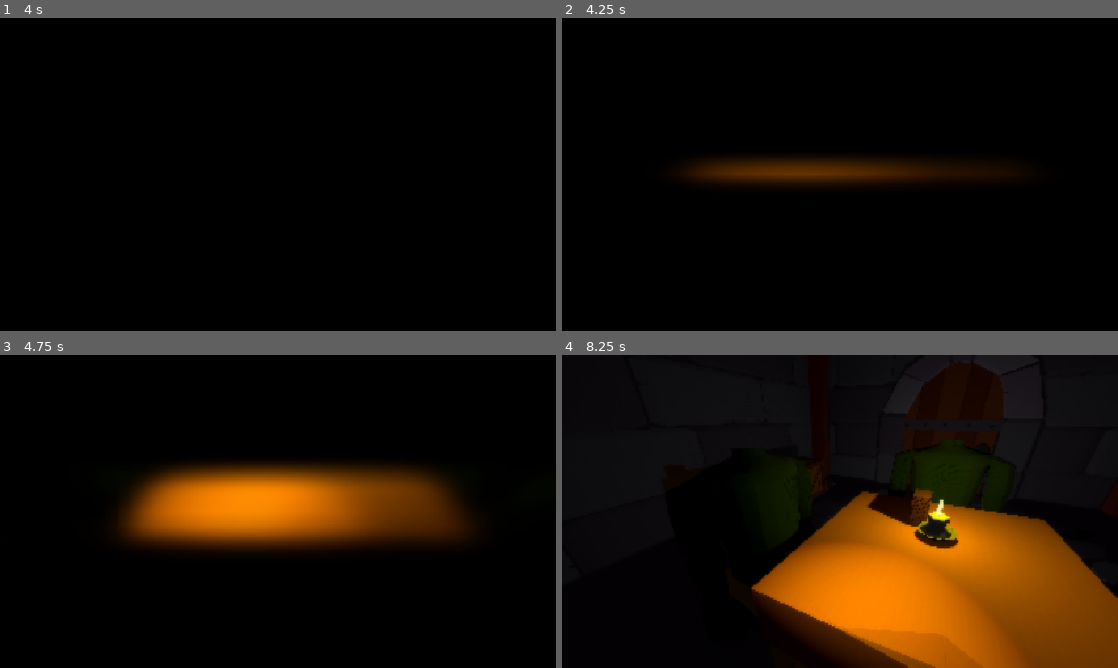
Above: before the commit, frames 1-4 (two rows, left to right).
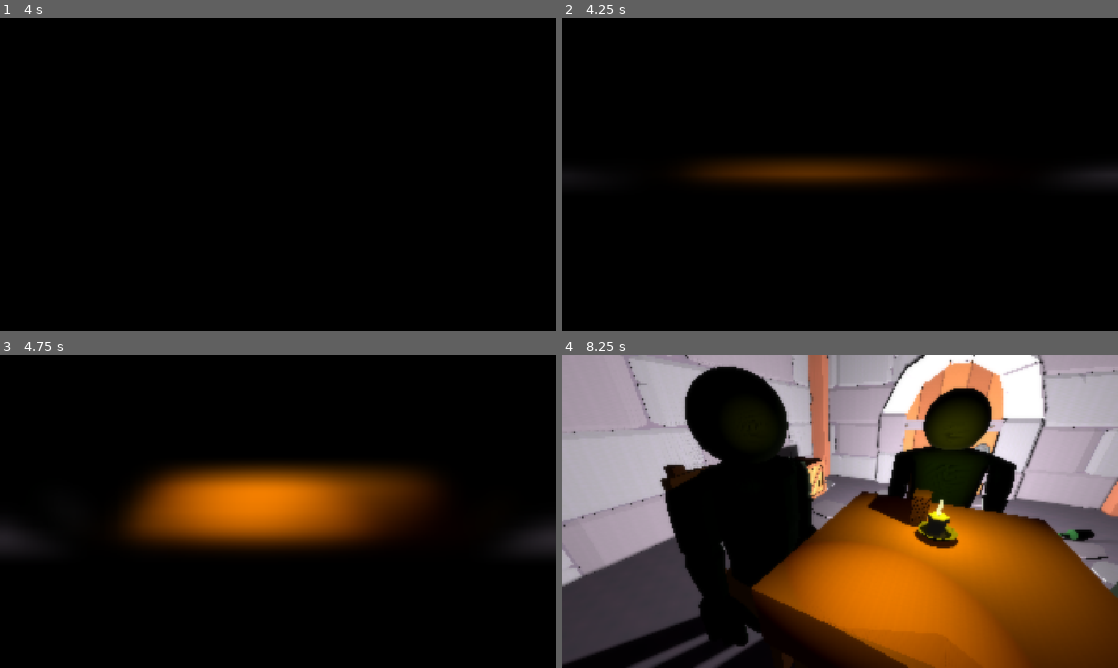
Above: after the commit, the same moments.

Repository: KDJDEV/gameJamFall2026
Game: Godot game, scene res://root.tscn
The game is run twice, just before and just after one commit, with the same random seed, the same clock (stepped at 60 frames per second) and the same inputs. Sound files missing from this copy of the repository are replaced by a short silence.
Inputs (mouse positions are in pixels of both pictures, inside the frame that each line leads up to):
- Up to frame 1 (4 s): tap Enter at 0.5, 2, 3.5 s; move the mouse to (400, 158) at 0.52 s; hold Right (move_right) 0.53-1.25 s; hold Ctrl (select) 0.53-1.25 s; click (400, 158) at 0.67 s; tap Space at 1.25, 2.75 s; drag from (166, 190) to (250, 237) at 1.27 s; move the mouse to (333, 105) at 2.02 s; hold Right (move_right) 2.03-2.75 s; hold Ctrl (select) 2.03-2.75 s; drag from (250, 237) to (111, 127) at 2.77 s; move the mouse to (444, 221) at 3.52 s; hold D (move_left) from 3.53 s (still down); hold Ctrl (select) from 3.53 s (still down)
- Up to frame 2 (4.25 s): keep holding D (move_left); keep holding Ctrl (select)
- Up to frame 3 (4.75 s): release D (move_left) at 4.25 s; release Ctrl (select) at 4.25 s; drag from (111, 464) to (194, 433) at 4.27 s
- Up to frame 4 (8.25 s): move the mouse to (867, 511) at 5.02 s; hold Down (move_down) 5.03-5.75 s; hold Ctrl (select) 5.03-5.75 s; click (867, 511) at 5.17 s; drag from (756, 433) to (728, 527) at 5.77 s; move the mouse to (962, 495) at 6.52 s; hold Up (move_up) 6.53-7.25 s; hold Ctrl (select) 6.53-7.25 s; drag from (728, 527) to (812, 574) at 7.27 s; move the mouse to (895, 442) at 8.02 s; hold Down (move_down) from 8.03 s (still down); hold Ctrl (select) from 8.03 s (still down)

Frame 1 is identical in both runs. In frame 2, 0.1% of the frame differs, in the area x 94-100%, y 48-53%; in frame 3, 7.2%; in frame 4, 59%, in the area x 0-100%, y 0-100%.

Commit message:
checkpoint

Diff:
--- a/root.tscn
+++ b/root.tscn
@@ -12,7 +12,9 @@
 [ext_resource type="PackedScene" uid="uid://bl6f8yyq3aliq" path="res://Assets/models/door.fbx" id="8_bf3um"]
 [ext_resource type="PackedScene" uid="uid://bymxj5ngyw6yc" path="res://Assets/models/box.fbx" id="10_tw3kd"]
 [ext_resource type="PackedScene" uid="uid://dv2kif8da301l" path="res://Assets/models/wood pole.fbx" id="12_qw60f"]
+[ext_resource type="Texture2D" uid="uid://iv6bifvvh53b" path="res://Assets/textures/faces/IMG_3286.png" id="13_24xe2"]
 [ext_resource type="PackedScene" uid="uid://dv65tm4h2roqj" path="res://Assets/models/body.tscn" id="13_eji0w"]
+[ext_resource type="Texture2D" path="res://Assets/textures/faces/face1.png" id="13_tilu5"]
 [ext_resource type="Script" uid="uid://ds7d8t70c3mai" path="res://scripts/player_view.gd" id="14_3dlgs"]
 [ext_resource type="Script" uid="uid://clvousp8clg1n" path="res://scripts/routed_card_hand.gd" id="14_sq7yr"]
 [ext_resource type="PackedScene" uid="uid://pu5xp46m242d" path="res://Assets/models/knight.tscn" id="15_po8fv"]
@@ -44,6 +46,13 @@
 [sub_resource type="NoiseTexture3D" id="NoiseTexture3D_qt76e"]
 noise = SubResource("FastNoiseLite_sq7yr")
 
+[sub_resource type="StandardMaterial3D" id="StandardMaterial3D_tilu5"]
+albedo_color = Color(0.2301948, 0.28727177, 0.1600118, 1)
+
+[sub_resource type="SphereMesh" id="SphereMesh_26a3e"]
+material = SubResource("StandardMaterial3D_tilu5")
+radius = 0.2
+
 [node name="Root" type="Node3D" unique_id=1180066170]
 
 [node name="WorldEnvironment" type="WorldEnvironment" parent="." unique_id=1734695327]
@@ -72,7 +81,7 @@
 shadow_bias = 0.0
 shadow_opacity = 0.98
 shadow_blur = 10.0
-omni_range = 0.95
+omni_range = 0.7
 script = ExtResource("6_qwhpj")
 noise = SubResource("NoiseTexture3D_qt76e")
 
@@ -111,6 +120,15 @@
 
 [node name="body" parent="Objects" unique_id=1587446387 instance=ExtResource("13_eji0w")]
 transform = Transform3D(0.7, 0, 0, 0, 0.7, 0, 0, 0, 0.7, 2.748417, -0.61173415, 4.184857)
+
+[node name="Head" type="MeshInstance3D" parent="Objects/body" unique_id=1834288906]
+transform = Transform3D(1.2917063, 0, 0, 0, 0.51832163, 0, 0, 0, 1.3550091, -0.011703014, 2.7147171, -0.04206133)
+mesh = SubResource("SphereMesh_26a3e")
+
+[node name="Face" type="Decal" parent="Objects/body/Head" unique_id=1143087440]
+transform = Transform3D(0.7741698, 0, 0, 0, -8.433256e-08, -1.9293041, 0, 0.7380024, -3.225911e-08, -0.007971525, -3.2901764e-05, 0.1422987)
+size = Vector3(0.64, 0.4, 0.64)
+texture_albedo = ExtResource("13_24xe2")
 
 [node name="FloorLight" type="OmniLight3D" parent="Objects" unique_id=894029970]
 transform = Transform3D(1, 0, 0, 0, 1, 0, 0, 0, 1, 2.7861373, 0.27138156, 3.4199162)
@@ -126,8 +144,26 @@
 [node name="body2" parent="Objects" unique_id=252112887 instance=ExtResource("13_eji0w")]
 transform = Transform3D(-3.059797e-08, 0, 0.7, 0, 0.7, 0, -0.7, 0, -3.059797e-08, 1.9662671, -0.5971521, 5.053093)
 
+[node name="Head" type="MeshInstance3D" parent="Objects/body2" unique_id=1877912834]
+transform = Transform3D(1.2917063, 0, 0, 0, 0.51832163, 0, 0, 0, 1.3550091, -0.011703014, 2.7147171, -0.04206133)
+mesh = SubResource("SphereMesh_26a3e")
+
+[node name="Face" type="Decal" parent="Objects/body2/Head" unique_id=1454146454]
+transform = Transform3D(0.7741698, 0, 0, 0, -8.433256e-08, -1.9293041, 0, 0.7380024, -3.225911e-08, -0.007971525, -3.2901764e-05, 0.1422987)
+size = Vector3(0.64, 0.4, 0.64)
+texture_albedo = ExtResource("13_tilu5")
+
 [node name="body3" parent="Objects" unique_id=1394179690 instance=ExtResource("13_eji0w")]
 transform = Transform3D(-3.059797e-08, 0, -0.7, 0, 0.7, 0, 0.7, 0, -3.059797e-08, 3.484254, -0.5971521, 4.9620523)
+
+[node name="Head" type="MeshInstance3D" parent="Objects/body3" unique_id=2111493896]
+transform = Transform3D(1.2917063, 0, 0, 0, 0.51832163, 0, 0, 0, 1.3550091, -0.011703014, 2.7147171, -0.04206133)
+mesh = SubResource("SphereMesh_26a3e")
+
+[node name="Face" type="Decal" parent="Objects/body3/Head" unique_id=1847150972]
+transform = Transform3D(0.7741698, 0, 0, 0, -8.433256e-08, -1.9293041, 0, 0.7380024, -3.225911e-08, -0.007971525, -3.2901764e-05, 0.1422987)
+size = Vector3(0.64, 0.4, 0.64)
+texture_albedo = ExtResource("13_tilu5")
 
 [node name="PlayerLight" type="OmniLight3D" parent="Objects" unique_id=216225429]
 transform = Transform3D(1, 0, 0, 0, 1, 0, 0, 0, 1, 2.5551472, 1.2367551, 5.4318886)
@@ -194,7 +230,6 @@
 
 [node name="TestLight" type="OmniLight3D" parent="." unique_id=1881773175]
 transform = Transform3D(1, 0, 0, 0, 1, 0, 0, 0, 1, 2.7861373, 0.27138156, 3.4199162)
-visible = false
 light_energy = 5.0
 shadow_enabled = true
 shadow_bias = 0.0
--- a/scripts/card.gd
+++ b/scripts/card.gd
@@ -15,6 +15,7 @@
 var base_rotation := Vector3.ZERO
 var target_position := Vector3.ZERO
 var target_rotation := Vector3.ZERO
+var _look_point: Variant = null
 
 func _ready() -> void:
 	base_position = position
@@ -82,5 +83,21 @@
 func _refresh_target() -> void:
 	target_position = base_position + Vector3.UP * (0.08 if is_selected else 0.0)
 	target_rotation = base_rotation
+	if is_selected and _look_point != null:
+		target_rotation = _rotation_facing(_look_point)
 	if not is_face_up:
 		target_rotation.y += PI
+
+## Turns the card's face toward a world point (null to stop) while it is selected.
+func set_look_target(world_point: Variant) -> void:
+	_look_point = world_point
+
+func _rotation_facing(world_point: Vector3) -> Vector3:
+	var parent := get_parent() as Node3D
+	if parent == null:
+		return base_rotation
+	var direction := parent.global_transform.basis.inverse() * (world_point - parent.to_global(target_position))
+	if direction.length_squared() < 0.0001:
+		return base_rotation
+	# The card's face is its +Z side, so aim -Z away from the point.
+	return Basis.looking_at(-direction.normalized(), Vector3.UP).get_euler()
--- a/scripts/card_hand.gd
+++ b/scripts/card_hand.gd
@@ -31,8 +31,7 @@
 var _bob_rate: float = randf_range(0.75, 1.3)
 var _rest_position := Vector3.ZERO
 var _rest_rotation := Vector3.ZERO
-var _facing_saved: bool = false
-var _saved_yaw: float = 0.0
+var _peek_point: Variant = null
 
 func _ready() -> void:
 	_rest_position = position
@@ -74,17 +73,14 @@
 func move_selection(direction: int) -> void:
 	_move_selection(direction)
 
-func face_toward(world_point: Vector3) -> void:
-	if not _facing_saved:
-		_saved_yaw = _rest_rotation.y
-		_facing_saved = true
-	var direction := world_point - global_position
-	_rest_rotation.y = lerp_angle(_rest_rotation.y, atan2(direction.x, direction.z), 1.0)
+## While peeked at, only the selected card turns its face toward the given world point.
+func set_peek_view(world_point: Vector3) -> void:
+	_peek_point = world_point
+	_update_selection()
 
-func restore_facing() -> void:
-	if _facing_saved:
-		_rest_rotation.y = _saved_yaw
-		_facing_saved = false
+func clear_peek_view() -> void:
+	_peek_point = null
+	_update_selection()
 
 func refresh_selection() -> void:
 	_update_selection()
@@ -132,6 +128,8 @@
 	for index in cards.size():
 		var card := cards[index]
 		card.set_meta("hand_index", index)
+		if card.has_method("set_look_target"):
+			card.set_look_target(_peek_point if index == selected_index else null)
 		if card.has_method("set_selected"):
 			card.set_selected(show_selection and _selection_allowed() and index == selected_index)
 	hand_changed.emit(cards, selected_index)
--- a/scripts/card_pile.gd
+++ b/scripts/card_pile.gd
@@ -13,7 +13,8 @@
 @export_range(0.0, 0.1) var shuffle_lift: float = 0.025
 
 var cards: Array[Node3D] = []
-var _shuffle_audio: AudioStreamPlayer3D
+var _shuffle_voices: Array[AudioStreamPlayer3D] = []
+var _next_shuffle_voice: int = 0
 var _shuffle_sounds: Array[AudioStream] = [
 	preload("res://Assets/audio/cardDraw1.mp3"),
 	preload("res://Assets/audio/cardDraw2.mp3")
@@ -70,14 +71,21 @@
 func _stack_position(index: int) -> Vector3:
 	return Vector3(0.0, 0.0, -index * stack_offset)
 
+const SHUFFLE_VOICES := 4
+
+# Sounds are spread over a few players that take turns: restarting one player on every call
+# would cut each sound off before it finished.
 func _play_shuffle_sound() -> void:
-	if _shuffle_audio == null:
-		_shuffle_audio = AudioStreamPlayer3D.new()
-		_shuffle_audio.volume_db = 0.0
-		add_child(_shuffle_audio)
-	_shuffle_audio.stream = _shuffle_sounds.pick_random()
-	_shuffle_audio.pitch_scale = randf_range(1.0, 1.4)
-	_shuffle_audio.play()
+	if _shuffle_voices.is_empty():
+		for voice_index in SHUFFLE_VOICES:
+			var voice := AudioStreamPlayer3D.new()
+			add_child(voice)
+			_shuffle_voices.append(voice)
+	var voice := _shuffle_voices[_next_shuffle_voice]
+	_next_shuffle_voice = (_next_shuffle_voice + 1) % SHUFFLE_VOICES
+	voice.stream = _shuffle_sounds.pick_random()
+	voice.pitch_scale = randf_range(1.0, 1.4)
+	voice.play()
 
 func shuffle(passes: int = 2) -> void:
 	if cards.size() < 2:
@@ -102,7 +110,7 @@
 	for index in cards.size():
 		var card := cards[index]
 		drop_tween.tween_property(card, "position", _stack_position(index), 0.2).set_delay(index * drop_delay)
-		if index % 4 == 0:
+		if index % 6 == 0:
 			drop_tween.tween_callback(_play_shuffle_sound).set_delay(index * drop_delay)
 	await drop_tween.finished
 	_snap_cards_to_stack()
--- a/scripts/dialogue/dialogue_speaker.gd
+++ b/scripts/dialogue/dialogue_speaker.gd
@@ -28,6 +28,9 @@
 	_icon.billboard = BaseMaterial3D.BILLBOARD_ENABLED
 	_icon.shaded = false
 	_icon.double_sided = true
+	# Drawn over everything, including walls and people standing in front of the speaker.
+	_icon.no_depth_test = true
+	_icon.render_priority = 127
 	_icon.texture_filter = BaseMaterial3D.TEXTURE_FILTER_LINEAR_WITH_MIPMAPS
 	_icon.modulate = Color(1.0, 1.0, 1.0, 0.85)
 	_icon.visible = false
--- a/scripts/hold_repeat.gd
+++ b/scripts/hold_repeat.gd
@@ -3,20 +3,25 @@
 
 var first_delay: float
 var interval: float
+var _negative_action: StringName
+var _positive_action: StringName
 var _direction: int = 0
 var _countdown: float = 0.0
 
-func _init(first_delay_seconds: float = 0.17, interval_seconds: float = 0.17) -> void:
+## The two actions that scroll one way and the other; left/right unless told otherwise.
+func _init(first_delay_seconds: float = 0.17, interval_seconds: float = 0.17, negative_action: StringName = &"move_left", positive_action: StringName = &"move_right") -> void:
 	first_delay = first_delay_seconds
 	interval = interval_seconds
+	_negative_action = negative_action
+	_positive_action = positive_action
 
 func reset() -> void:
 	_direction = 0
 	_countdown = 0.0
 
 func step(delta: float) -> int:
-	var left := Input.is_action_pressed("move_left")
-	var right := Input.is_action_pressed("move_right")
+	var left := Input.is_action_pressed(_negative_action)
+	var right := Input.is_action_pressed(_positive_action)
 	var direction := 0
 	if left and not right:
 		direction = -1
--- a/scripts/player_view.gd
+++ b/scripts/player_view.gd
@@ -4,8 +4,8 @@
 ## (Project Settings > Input Map), bound to every joystick and button key of the arcade cabinet.
 ## Up: look at the table (only the selected card stays in view); select there discards it and
 ## returns to your hand. From the table, left or right leans over to peek at the neighbouring
-## player's hand: left/right pick one of their cards, select swaps it with your selected card,
-## up or down steps back to the table view.
+## player's hand: up/down pick one of their cards (up goes to the previous card, down to the next),
+## select swaps it with your selected card, left or right steps back to the table view.
 enum ViewState { NORMAL, TABLE, PEEK }
 
 @export var camera: Camera3D
@@ -17,7 +17,12 @@
 @export_range(0.1, 2.0) var transition_time: float = 0.45
 @export var peek_offset := Vector3(0.45, 0.5, 0.05)
 @export_range(0.1, 2.0) var peek_transition_time: float = 0.6
-@export_range(0.0, 3.0) var peek_light_energy: float = 0.6
+## A small light that follows the card you are peeking at. It is dim, short-ranged and casts
+## shadows, so only the cards are lit and the person holding them stays in the dark.
+@export_range(0.0, 2.0) var peek_light_energy: float = 0.06
+@export_range(0.1, 2.0) var peek_light_range: float = 0.4
+## How far in front of the card (toward the camera) the light floats.
+@export_range(0.0, 0.5) var peek_light_distance: float = 0.12
 @export var door_look_target: Node3D
 @export var door: Node3D
 @export var outside_light: Light3D
@@ -41,19 +46,24 @@
 var _tween: Tween
 var _peek_hand: Node3D
 var _peek_light: OmniLight3D
-var _hold_repeat := HoldRepeat.new()
 var _light_tween: Tween
+var _hold_repeat := HoldRepeat.new(0.17, 0.17, &"move_up", &"move_down")
+## 1 or -1: which way up/down scroll through the peeked hand, flipped for the hand on the right so the
+## cards read in the same direction from where you lean.
+var _peek_scroll_sign: int = 1
 
 func _ready() -> void:
 	_camera_rest_quaternion = camera.quaternion
 	_camera_rest_position = camera.position
 	hand.lap_anchor = self
 	_peek_light = OmniLight3D.new()
-	_peek_light.light_energy = peek_light_energy
+	_peek_light.top_level = true
 	_peek_light.light_color = Color(1.0, 0.85, 0.6)
-	_peek_light.omni_range = 1.4
+	_peek_light.light_energy = 0.0
+	_peek_light.omni_range = peek_light_range
+	_peek_light.shadow_enabled = true
 	_peek_light.visible = false
-	camera.add_child(_peek_light)
+	add_child(_peek_light)
 	if test_door_look_delay > 0.0:
 		if door_look_target == null:
 			push_warning("Door look test is enabled but no door target is assigned.")
@@ -68,7 +78,8 @@
 	if view_state == ViewState.PEEK and _peek_hand != null and hand.play_enabled and not _looking_at_door:
 		var direction := _hold_repeat.step(delta)
 		if direction != 0:
-			_peek_hand.move_selection(direction)
+			_peek_hand.move_selection(direction * _peek_scroll_sign)
+		_follow_peeked_card(delta)
 	else:
 		_hold_repeat.reset()
 
@@ -94,11 +105,11 @@
 			else:
 				handled = false
 		ViewState.PEEK:
-			if event.is_action_pressed("move_left"):
-				_peek_hand.move_selection(-1)
-			elif event.is_action_pressed("move_right"):
-				_peek_hand.move_selection(1)
-			elif event.is_action_pressed("move_down") or event.is_action_pressed("move_up"):
+			if event.is_action_pressed("move_up"):
+				_peek_hand.move_selection(-_peek_scroll_sign)
+			elif event.is_action_pressed("move_down"):
+				_peek_hand.move_selection(_peek_scroll_sign)
+			elif event.is_action_pressed("move_left") or event.is_action_pressed("move_right"):
 				_end_peek()
 				_enter_table_view()
 			elif event.is_action_pressed("select"):
@@ -162,18 +173,19 @@
 		return
 	view_state = ViewState.PEEK
 	_peek_hand = target
+	_peek_scroll_sign = -1 if target == right_hand else 1
 	target.frozen = true
 	target.show_selection = true
 	target.refresh_selection()
 	hand.set_held_mode(true, true)
-	_peek_light.light_energy = 0.0
+	_peek_light.global_position = _peek_light_target(target)
 	_peek_light.visible = true
 	_fade_peek_light(peek_light_energy, peek_transition_time)
 	var side := signf(target.to_local(global_position).x)
 	if side == 0.0:
 		side = 1.0
 	var camera_world := target.to_global(Vector3(peek_offset.x * side, peek_offset.y, peek_offset.z))
-	target.face_toward(camera_world)
+	target.set_peek_view(camera_world)
 	var peek_transform := global_transform.affine_inverse() * Transform3D(Basis.IDENTITY, camera_world).looking_at(target.global_position, Vector3.UP)
 	_move_camera(peek_transform.origin, peek_transform.basis.get_rotation_quaternion(), peek_transition_time)
 
@@ -182,7 +194,7 @@
 		_fade_peek_light(0.0, peek_transition_time)
 	if _peek_hand == null:
 		return
-	_peek_hand.restore_facing()
+	_peek_hand.clear_peek_view()
 	_peek_hand.show_selection = false
 	_peek_hand.refresh_selection()
 	_peek_hand.frozen = false
@@ -200,6 +212,17 @@
 	hand.swap_card_with(_peek_hand, hand.selected_index, _peek_hand.selected_index)
 	_end_peek()
 	_enter_normal_view()
+
+func _peek_light_target(hand_node: Node3D) -> Vector3:
+	if hand_node.cards.is_empty():
+		return hand_node.global_position
+	var card: Node3D = hand_node.cards[clampi(hand_node.selected_index, 0, hand_node.cards.size() - 1)]
+	var toward_camera := (camera.global_position - card.global_position).normalized()
+	return card.global_position + toward_camera * peek_light_distance
+
+func _follow_peeked_card(delta: float) -> void:
+	var weight := 1.0 - exp(-12.0 * delta)
+	_peek_light.global_position = _peek_light.global_position.lerp(_peek_light_target(_peek_hand), weight)
 
 func _fade_peek_light(target_energy: float, duration: float) -> void:
 	if _light_tween != null:
Binary file added: Assets/textures/faces/IMG_3270.png
Not shown, added: Assets/textures/faces/IMG_3270.png.import
Binary file added: Assets/textures/faces/IMG_3283.png
Not shown, added: Assets/textures/faces/IMG_3283.png.import
Binary file added: Assets/textures/faces/IMG_3284.png
Not shown, added: Assets/textures/faces/IMG_3284.png.import
Binary file added: Assets/textures/faces/IMG_3285.png
Not shown, added: Assets/textures/faces/IMG_3285.png.import
Binary file added: Assets/textures/faces/IMG_3286.png
Not shown, added: Assets/textures/faces/IMG_3286.png.import
Binary file added: Assets/textures/faces/IMG_3287.png
Not shown, added: Assets/textures/faces/IMG_3287.png.import
(and 4 more such lines)
